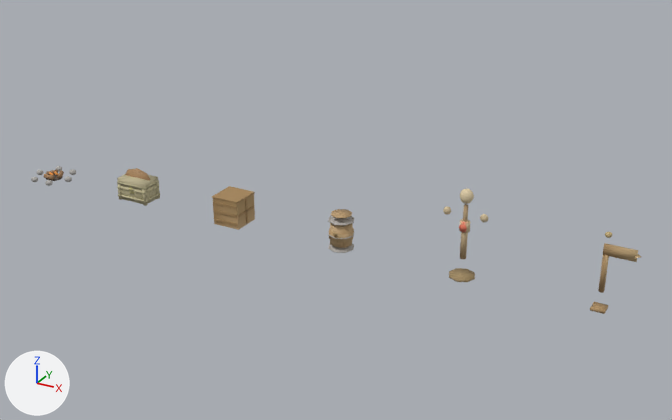
The glTF model Assets/fantasy-game/Assets/StreamingAssets/Models/props.glb: old version first, new version second.
One viewpoint serves both versions: a 50 mm lens placed at (12.22, -11.47, 6.35), pointed at (5.75, 0.29, 0.47). The axes (+X, +Y, +Z) are drawn at lower left. The lights are the same throughout. Vertices at the same position are counted once.

Objects in the first picture: 'Barrel', 'Crate', 'Signpost', 'TrainingDummy', 'TreasureChest'.
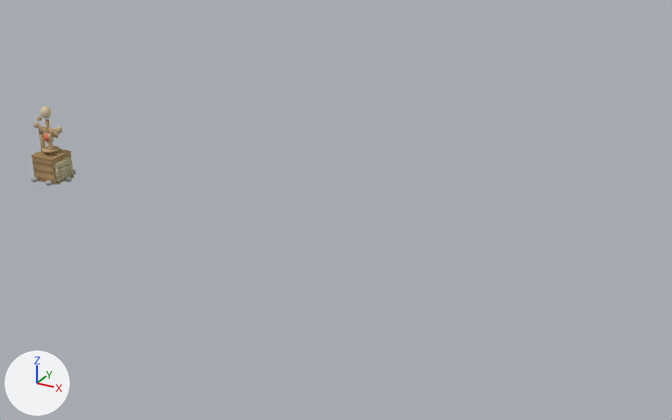
Changed parts and their boxes [x1, y1, x2, y2] in the pictures (672 x 420 px):
'Crate', mesh moved: before [212, 186, 255, 230]; after [31, 149, 71, 185]
'TreasureChest', mesh moved: before [117, 168, 160, 206]; after [32, 151, 74, 185]
'TrainingDummy', mesh moved: before [443, 188, 488, 282]; after [33, 106, 62, 154]
'Barrel', mesh moved: before [328, 209, 354, 253]; after [41, 146, 60, 152]
'Signpost', mesh moved: before [590, 232, 641, 314]; after [37, 116, 60, 152]

The change, as a list of edits to the scene's bpy script:
```text
Change me_cube:
    where me_cube.from_pydata(...)  # 200 vertices, 344 faces; spans x 1.7..2.3, y -0.208..0.21, z 0.0..0.56
    used by ob_treasurechest; location = (0.0, 0.0, 0.0)
    me_cube part 1: the whole mesh is moved by (-2.0, -0.001, 0.0)
Change me_cube_010:
    where me_cube_010.from_pydata(...)  # 96 vertices, 144 faces; spans x 3.745..4.255, y -0.255..0.255, z 0.0..0.49
    used by ob_crate; location = (0.0, 0.0, 0.0)
    me_cube_010 part 2: the whole mesh is moved by (-4.0, 0.0, 0.0)
Change me_cylinder_007:
    where me_cylinder_007.from_pydata(...)  # 112 vertices, 196 faces; spans x 5.79..6.21, y -0.21..0.21, z 0.0..0.572
    used by ob_barrel; location = (0.0, 0.0, 0.0)
    me_cylinder_007 part 3: the whole mesh is moved by (-6.0, 0.0, 0.0)
Change me_cylinder_014:
    where me_cylinder_014.from_pydata(...)  # 296 vertices, 560 faces; spans x 7.663..8.337, y -0.2..0.2, z 0.0..1.375
    used by ob_trainingdummy; location = (0.0, 0.0, 0.0)
    me_cylinder_014 part 4: the whole mesh is moved by (-8.0, 0.0, 0.0)
Change me_cylinder_019:
    where me_cylinder_019.from_pydata(...)  # 113 vertices, 206 faces; spans x 9.9..10.46, y -0.1..0.1, z 0.0..1.16
    used by ob_signpost; location = (0.0, 0.0, 0.0)
    me_cylinder_019 part 5: the whole mesh is moved by (-10.18, 0.0, 0.0)
```
